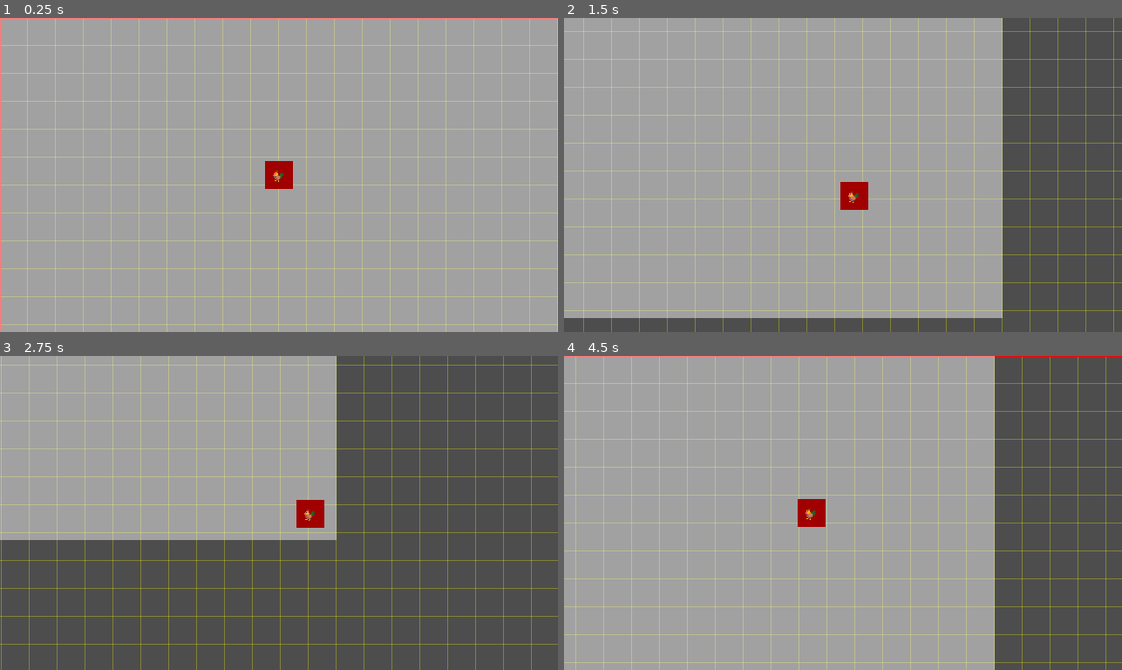
Above: before the commit, frames 1-4 (two rows, left to right).
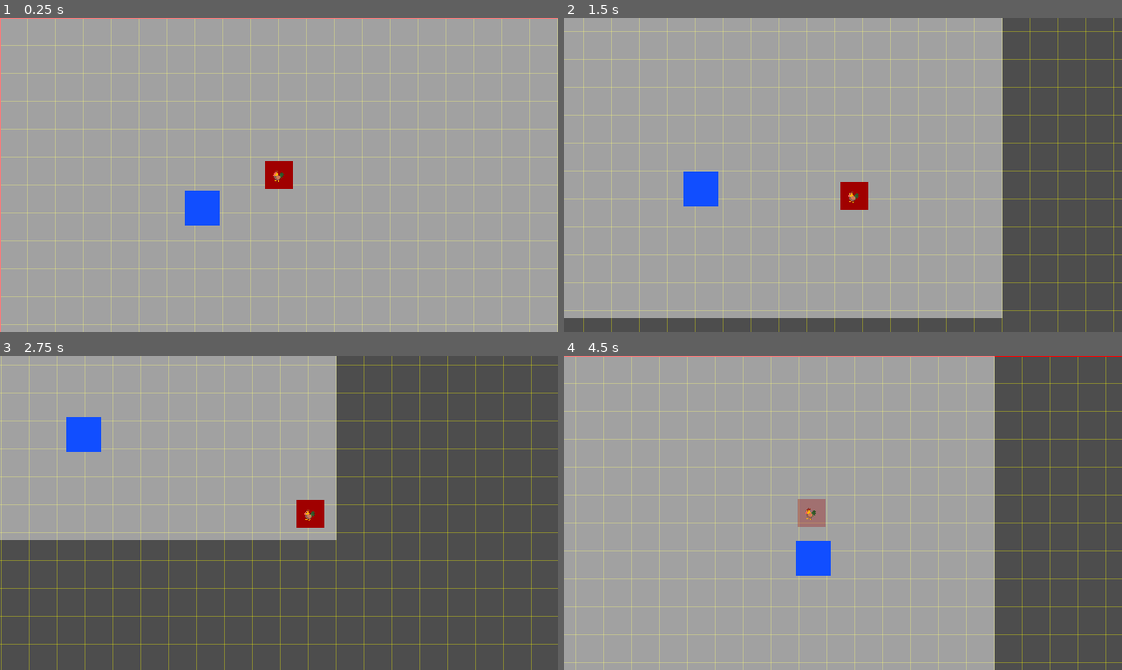
Above: after the commit, the same moments.

Repository: thejoshyee/sarimanok-game
Game: Godot game, scene res://main.tscn
Two runs of this game, one before a commit and one after it. Both use one fixed random seed, a clock stepped at 60 frames per second and the inputs below.
Inputs:
- Up to frame 1 (0.25 s): no input
- Up to frame 2 (1.5 s): hold Right (move_right) 0.53-1.28 s; hold S (move_down) from 1.28 s (still down)
- Up to frame 3 (2.75 s): release S (move_down) at 2.03 s; hold Right (move_right) from 2.03 s (still down)
- Up to frame 4 (4.5 s): release Right (move_right) at 2.78 s; hold Up (move_up) 2.78-3.53 s; hold A (move_left) from 3.53 s (still down)

The runs differ from the first frame. In frame 1, 0.7% of the frame differs, in the area x 33-40%, y 55-67%; in frame 2, 0.7%; in frame 3, 0.7%; in frame 4, 1.1%, in the area x 41-48%, y 45-70%.

Commit message:
feat(player): implement damage system with invincibility frames
- Add take_damage() with 0.5s invincibility frames
- Add visual feedback (blinking) during i-frames
- Add death handling with scene reload
- Create test enemy for damage validation
- Configure collision layers: player DamageArea detects Layer 2 enemies

Diff:
--- a/game/main.tscn
+++ b/game/main.tscn
@@ -1,8 +1,9 @@
-[gd_scene load_steps=5 format=3 uid="uid://cxqxr03wo51p8"]
+[gd_scene load_steps=6 format=3 uid="uid://cxqxr03wo51p8"]
 
 [ext_resource type="Script" uid="uid://bknm7mckcoe48" path="res://scripts/main.gd" id="1_ig7tw"]
 [ext_resource type="PackedScene" uid="uid://cpkbwqsncisvf" path="res://scenes/player/player.tscn" id="2_0xm2m"]
 [ext_resource type="PackedScene" uid="uid://cg2j7pspt52yr" path="res://scenes/ui/pause_menu.tscn" id="3_h2yge"]
+[ext_resource type="PackedScene" uid="uid://coqhlglw7m7ay" path="res://scenes/enemies/test_enemy.tscn" id="4_1bvp3"]
 
 [sub_resource type="TileSet" id="TileSet_ig7tw"]
 tile_size = Vector2i(32, 32)
@@ -32,3 +33,6 @@
 
 [node name="CanvasLayer" parent="." instance=ExtResource("3_h2yge")]
 process_mode = 3
+
+[node name="TestEnemy" parent="." instance=ExtResource("4_1bvp3")]
+position = Vector2(200, 200)
Not shown, added: game/scripts/test_enemy.gd.uid
Not shown, changed: .taskmaster/docs/modules/README.md
Not shown, changed: .taskmaster/docs/modules/characters/prd-characters-endless.md
Not shown, changed: .taskmaster/docs/modules/characters/prd-characters-variants.md
Not shown, changed: .taskmaster/docs/modules/core/prd-core-foundation.md
Not shown, changed: .taskmaster/docs/modules/core/prd-core-progression.md
Not shown, changed: .taskmaster/docs/modules/core/prd-core-weapons.md
Not shown, changed: .taskmaster/docs/modules/launch/prd-launch-execute.md
Not shown, changed: .taskmaster/docs/modules/launch/prd-launch-prep.md
Not shown, changed: .taskmaster/docs/modules/polish/prd-polish-content.md
Not shown, changed: .taskmaster/docs/modules/polish/prd-polish-feel.md
Not shown, changed: .taskmaster/docs/modules/polish/prd-polish-release.md
(and 5 more such lines)
